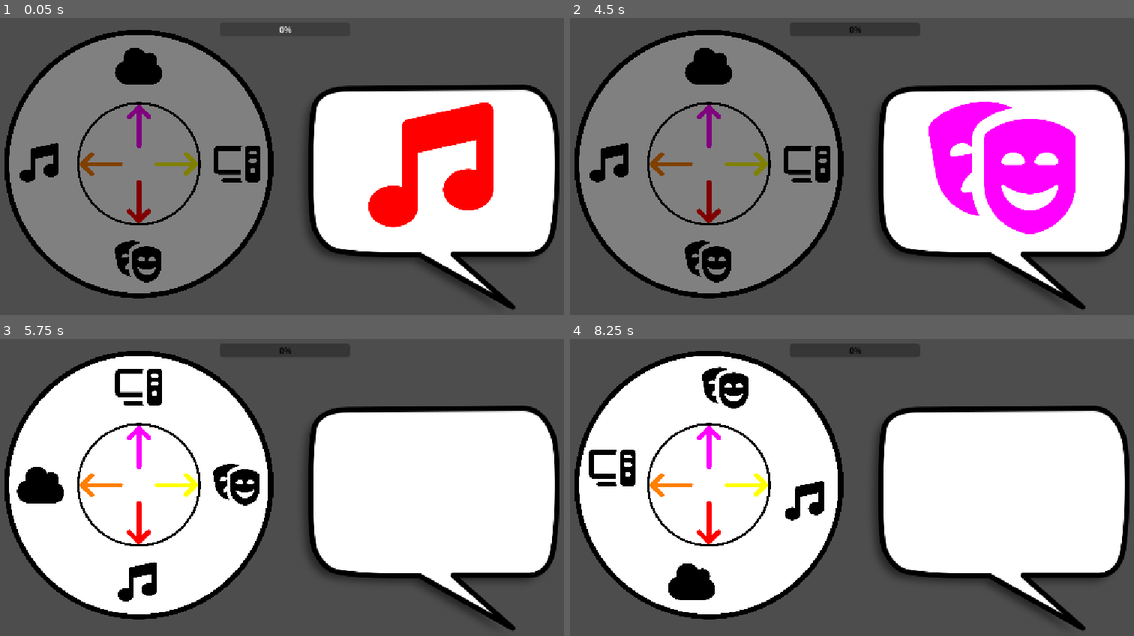
Above: before the commit, frames 1-4 (two rows, left to right).
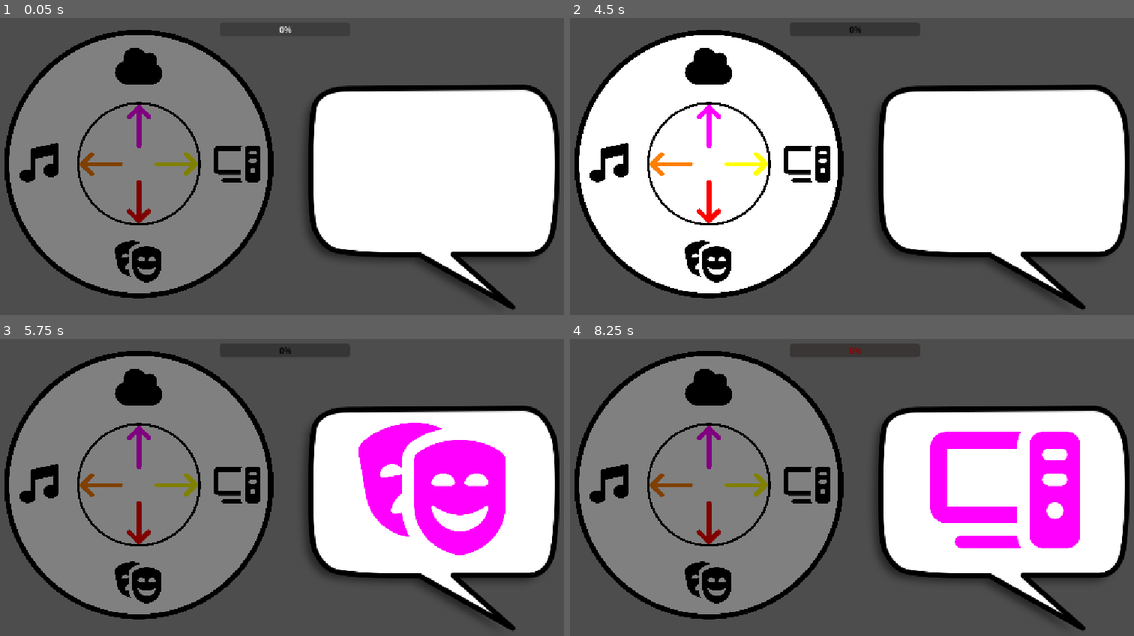
Above: after the commit, the same moments.

Repository: Sgedelta/slacking_off
Game: Godot game, scene res://boss_minigame/boss_minigame.tscn
The game is run twice, just before and just after one commit, with the same random seed, the same clock (stepped at 60 frames per second) and the same inputs. The project has no main scene, so this scene is started directly.
Inputs (mouse positions are in pixels of both pictures, inside the frame that each line leads up to):
- Up to frame 1 (0.05 s): no input
- Up to frame 2 (4.5 s): tap Enter at 0.5, 2, 3.5 s; move the mouse to (976, 148) at 0.52 s; hold D (right) 0.53-1.25 s; tap Q (rotate_ccw) at 0.6, 2.1, 3.6 s; click (976, 148) at 0.67 s; tap Space at 1.25, 2.75, 4.25 s; drag from (722, 184) to (812, 234) at 1.27 s; move the mouse to (902, 92) at 2.02 s; hold D (right) 2.03-2.75 s; drag from (812, 234) to (665, 116) at 2.77 s; move the mouse to (1026, 216) at 3.52 s; hold A (left) 3.53-4.25 s; drag from (665, 116) to (756, 83) at 4.27 s
- Up to frame 3 (5.75 s): move the mouse to (304, 487) at 5.02 s; hold S (down) from 5.03 s (still down); tap Q (rotate_ccw) at 5.1 s; click (304, 487) at 5.17 s
- Up to frame 4 (8.25 s): release S (down) at 5.75 s; drag from (756, 404) to (722, 505) at 5.77 s; move the mouse to (976, 469) at 6.52 s; hold W (up) 6.53-7.25 s; tap Q (rotate_ccw) at 6.6, 8.1 s; drag from (722, 505) to (812, 555) at 7.27 s; move the mouse to (902, 413) at 8.02 s; hold S (down) from 8.03 s (still down)

The runs differ from the first frame. In frame 1, 4.7% of the frame differs, in the area x 65-88%, y 28-71%; in frame 2, 35%; in frame 3, 37%, in the area x 1-90%, y 5-93%; in frame 4, 36%.

Commit message:
wins keep sequence, losses go back 2 steps

Diff:
--- a/boss_minigame/boss.gd
+++ b/boss_minigame/boss.gd
@@ -9,9 +9,12 @@
 	boss_minigame.boss_finished.connect(_on_finished)
 
 func _on_boss_speaks(symbol_idx: int, color: Color) -> void:
-	visible = true
+	visible = false
+
 	texture = talking_wheel.all_symbols[symbol_idx]
 	modulate = color
+	await get_tree().create_timer(0.05).timeout
+	visible = true
 
 func _on_finished() -> void:
 	visible = false
--- a/boss_minigame/boss_minigame.gd
+++ b/boss_minigame/boss_minigame.gd
@@ -1,8 +1,8 @@
 extends Node
 class_name BossMinigame
 
-signal meter_changed(value: float, max_value: float)
-signal sequence_updated(sequence: Array, current_step: int)
+signal meter_changed(won: bool, value: float, max_value: float)
+signal sequence_updated(sequence: Array, curr_step: int)
 signal step_result(correct: bool)
 signal sequence_completed
 signal boss_speaks(symbol_idx: int, color: Color)
@@ -20,32 +20,35 @@
 @export var reveal_gap: float = 0.15
 
 var meter: float = 0.0
-var current_sequence: Array[Dictionary] = []  # symbol : color
-var current_step: int = 0
+var curr_sequence: Array[Dictionary] = []  # symbol : color
+var curr_step: int = 0
 var level := 0
 var input_enabled := false
 
 func _ready() -> void:
 	tone_wheel.selected.connect(_on_tone_selected)
+	_start_new_sequence()
+
+func _start_new_sequence() -> void:
+	level = max(level - 2, 0)
+	curr_sequence.clear()
 	_generate_sequence()
 
 func _generate_sequence() -> void:
-	#tone_wheel.randomize_colors() # change colors ? only on right? only on wrong?
-	#talking_wheel.randomize_symbols
 	var curr_length: int = sequence_lengths[level % sequence_lengths.size()]
-	level += 1
+	print("level: ", level)
+	print("length: ", curr_length)
 
-	current_sequence.clear()
-	for i in range(curr_length):
+	var to_add: int = curr_length - curr_sequence.size()
+	for i in range(to_add):
 		var wheel_symbol: int = talking_wheel.slot_symbol_ids[randi() % talking_wheel.slot_symbol_ids.size()]
-		current_sequence.append({
+		curr_sequence.append({
 			"symbol_idx": wheel_symbol,
 			"color_idx": randi() % tone_wheel.colors.size(),
 		})
 
-	print("level: ", level, current_sequence)
-	current_step = 0
-	sequence_updated.emit(current_sequence, current_step)
+	curr_step = 0
+	sequence_updated.emit(curr_sequence, curr_step)
 	_boss_sequence()
 
 func _boss_sequence() -> void:
@@ -53,7 +56,7 @@
 	talking_wheel.set_locked(true)
 	tone_wheel.set_locked(true)
 
-	for item in current_sequence:
+	for item in curr_sequence:
 		var color: Color = tone_wheel.colors[item.color_idx]
 		boss_speaks.emit(item.symbol_idx, color)
 		await get_tree().create_timer(reveal_duration).timeout
@@ -68,7 +71,7 @@
 	if not input_enabled:
 		return
 	var selected_symbol: int = talking_wheel.get_symbol_at_tone(position)
-	var expected: Dictionary = current_sequence[current_step]
+	var expected: Dictionary = curr_sequence[curr_step]
 	var correct: bool = selected_symbol == expected.symbol_idx and position == expected.color_idx
 
 	step_result.emit(correct)
@@ -80,19 +83,21 @@
 
 func _on_correct_step() -> void:
 	print("correct")
-	current_step += 1
-	if current_step >= current_sequence.size():
+	curr_step += 1
+	if curr_step >= curr_sequence.size():
 		meter = min(meter + meter_win, meter_max)
 		meter_changed.emit(true, meter, meter_max)
+		if meter >= meter_max:
+			print("win")
 		sequence_completed.emit()
+		level += 1
 		_generate_sequence()
 	else:
-		sequence_updated.emit(current_sequence, current_step)
+		sequence_updated.emit(curr_sequence, curr_step)
 
 func _on_mistake() -> void:
 	print("mistake")
-	current_step = max(current_step - 1, 0)
 	meter = max(meter - meter_loss, 0.0)
 	meter_changed.emit(false, meter, meter_max)
 	sequence_completed.emit()
-	_generate_sequence()
+	_start_new_sequence()
